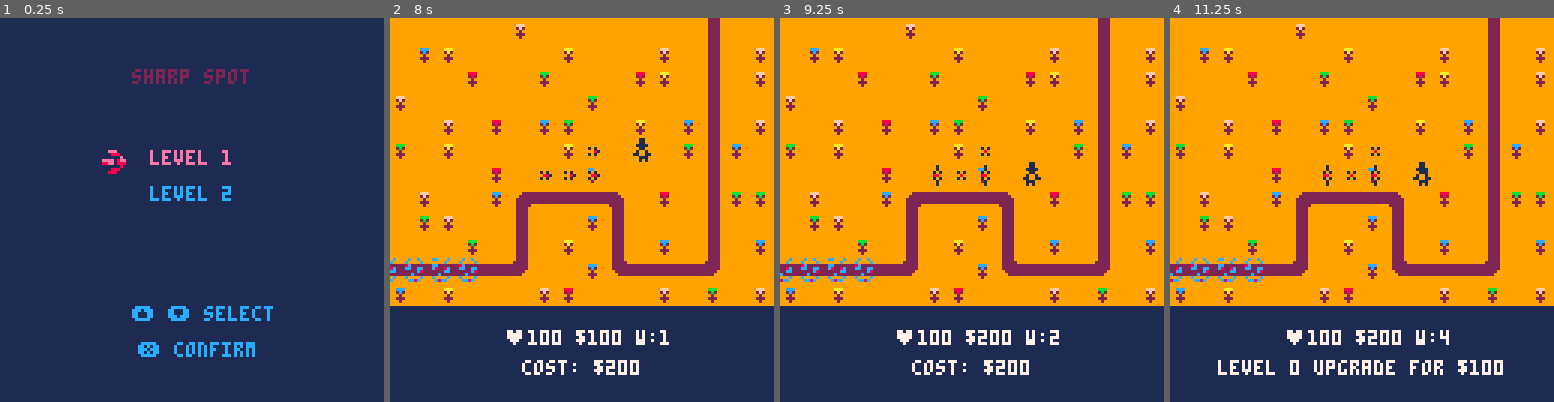
Above: before the commit, frames 1-4 (left to right).
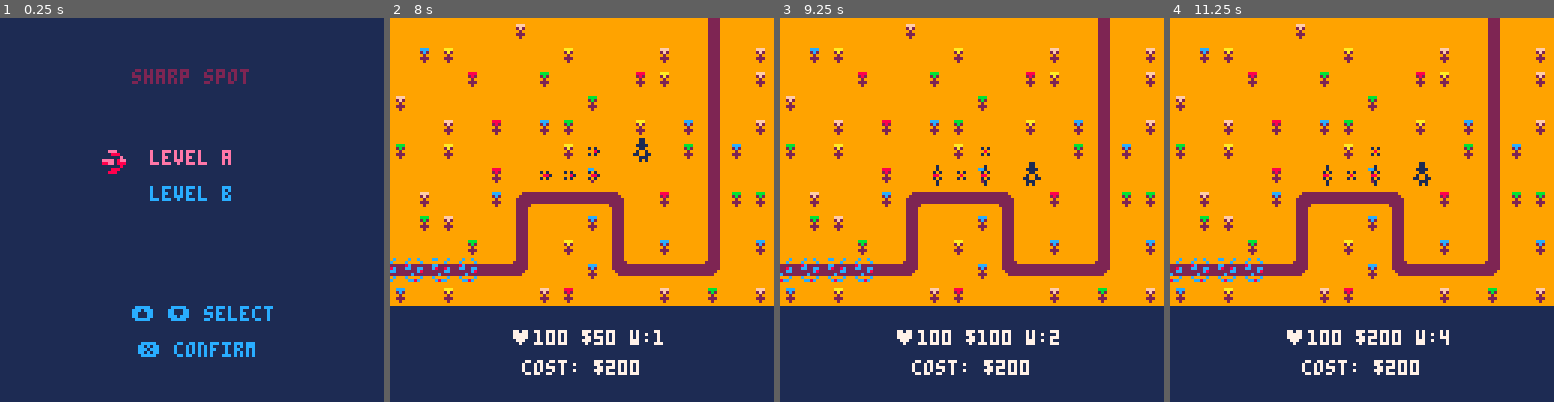
Above: after the commit, the same moments.

Repository: flo28rin/SharpSpot_Pico8Game
Game: PICO-8 cartridge florinssharpspotv2.p8
Same seed, same stepped clock (60 frames per second), same inputs: the game is played once before the commit and once after it.
Inputs:
- Up to frame 1 (0.25 s): no input
- Up to frame 2 (8 s): tap X (X key) at 0.33, 1.07, 1.85, 2.97, 4.08, 5.2, 6.32, 7.43 s; hold Right 1.6-2.1 s; hold Up 2.15-2.42 s; hold Right 2.47-3.03 s; hold Left 3.08-3.58 s; hold Down 3.63-3.97 s; hold Right 4.02-4.68 s; hold Up 4.73-5.03 s; hold Left 5.08-5.68 s; hold Down 5.73-6.03 s; hold Right 6.08-6.58 s; hold Right 6.63-7.13 s; hold Up 7.18-7.45 s; hold Right from 7.5 s (still down)
- Up to frame 3 (9.25 s): release Right at 8.07 s; hold Left 8.12-8.62 s; tap X (X key) at 8.55 s; hold Down 8.67-9 s; hold Right from 9.05 s (still down)
- Up to frame 4 (11.25 s): tap X (X key) at 9.67, 10.78 s; release Right at 9.72 s; hold Up 9.77-10.07 s; hold Left 10.12-10.72 s; hold Down 10.77-11.07 s; hold Right from 11.12 s (still down)

The runs differ from the first frame. In frame 1, less than 0.1% of the frame differs, in the area x 57-61%, y 34-47%; in frame 2, 0.8%; in frame 3, less than 0.1%; in frame 4, 1.2%, in the area x 12-87%, y 39-93%.

Commit message:
added music & bug fix & new play style

Diff:
--- a/florinssharpspotv2.p8
+++ b/florinssharpspotv2.p8
@@ -14,7 +14,6 @@
 -- added more environment decorations
 
 function _init()
-	printh("program init")
 	cf = 1
 
 	change_state(
@@ -60,8 +59,8 @@
 	tcol = 2
 
 	menu_items = {
-		"level 1",
-		"level 2"
+		"level a",
+		"level b"
 	}
 
 	item_selected = 1
@@ -74,12 +73,14 @@
 	tcol = (tcol + 0.1) % 16
 
 	if (btnp(⬇️)) then
+		sfx(06)
 		item_selected += 1
 		while (item_selected
 				> #menu_items) do
 			item_selected -= #menu_items
 		end
 	elseif (btnp(⬆️)) then
+		sfx(06)
 		item_selected -= 1
 		while (item_selected < 1) do
 			item_selected += #menu_items
@@ -87,18 +88,21 @@
 	end
 
 	if(btnp(❎)) do
+		sfx(06)
 		if(item_selected == 1) then
 			level_selection = 1
 			change_state(
 				init_game,
 				update_game,
 				draw_game)
+			music(0)
 		elseif (item_selected == 2) then
 			level_selection = 2
 			change_state(
 				init_game,
 				update_game,
 				draw_game)
+			music(49)
 		else
 			-- throw error message
 		end
@@ -148,6 +152,7 @@
 function update_endgame()
 	tcol = (tcol + 0.1) % 16
 	if(btnp(❎)) do
+		sfx(06)
 		change_state(
 			init_menu,
 			update_menu,
@@ -187,13 +192,17 @@
 	if (level_selection == 2) then
 		spawn_rate = 10
 		global_enemy_speed = 0.8
+		player.kills = player_kills_change
 	end
 end
 
 function update_game()
 	if (cf % spawn_rate == 0) then
+		-- printh("getting new enemy "..cf.."  "..spawn_rate)
 		add_enemy(48, 20,
 			global_enemy_speed, 10)
+	else
+		-- printh("getting new enemy "..cf.."  "..spawn_rate)
 	end
 
 	update_enemies()
@@ -276,6 +285,7 @@
 
 function add_enemy(
 		espr, ehealth, espeed, edamage)
+	printh("add enemy")
 	local e = {}
 	e.spr = espr
 	e.sprdelta = 0
@@ -292,6 +302,7 @@
 	e.damage = edamage
 
 	add(enemies, e)
+	printh("add enemy "..#enemies)
 end
 
 function update_enemy(e)
@@ -331,6 +342,10 @@
 		else
 			e.tx = level_paths[current_level][e.target_index]
 			e.ty = level_paths[current_level][e.target_index + 1]
+			if (player.kills >= player_kills_change and rnd(10) >= 3) then
+				e.tx = rnd(13) * mp
+				e.ty = rnd(10) * mp
+			end
 		end
 	end
 
@@ -342,6 +357,8 @@
 		end
 	end
 end
+
+player_kills_change = 100
 
 function draw_enemy(e)
 	spr(e.spr + e.sprdelta, e.px, e.py)
@@ -363,6 +380,7 @@
 
 function add_turret(ts,
 		tpx, tpy, tr, rof)
+	-- printh("add new turret")
 	t = {}
 	t.s = ts -- sprite
 	t.sdelta = 0
@@ -377,6 +395,7 @@
 	t.level = 0
 
 	add(turrets, t)
+	-- printh("add new turret end"..#turrets)
 end
 
 function update_turrets()
@@ -429,7 +448,6 @@
 			-- gets the first enemy in the array that is in range
 			-- why it does not get index 0 ??
 			if (dist < t.r) then
-				printh(index)
 				t.enemy = e
 				-- exit for loop
 				-- THIS FIXES THE PROBLEM
@@ -573,6 +591,7 @@
 		b.target.px + 4, b.px,
 		b.target.py + 4, b.py)
 	if (ds < b.speed) then
+		sfx(03)
 		b.target.health -= b.damage
 		del(bullets, b)
 	end
@@ -603,6 +622,8 @@
 			init_endgame,
 			update_endgame,
 			draw_endgame)
+			sfx(04)
+			music(-1)
 	end
 
 	if (cf % 20 == 0) then
@@ -617,6 +638,9 @@
 		if (not press_up) then
 			press_up = true
 			player.py -= 8
+			if (player.py < 0) then
+				sfx(05)
+			end
 			player.py = mid(0, player.py, 11 * 8)
 		end
 	else
@@ -627,6 +651,9 @@
 		if (not press_down) then
 			press_down = true
 			player.py += 8
+			if (player.py >= 11 * 8) then
+				sfx(05)
+			end
 			player.py = mid(0, player.py, 11 * 8)
 		end
 	else
@@ -637,6 +664,9 @@
 		if (not press_left) then
 			press_left = true
 			player.px -= 8
+			if (player.px < 0) then
+				sfx(05)
+			end
 			player.px = mid(0, player.px, 15 * 8)
 		end
 	else
@@ -647,6 +677,9 @@
 		if (not press_right) then
 			press_right = true
 			player.px += 8
+			if (player.px > 15 * 8) then
+				sfx(05)
+			end
 			player.px = mid(0, player.px, 15 * 8)
 		end
 	else
@@ -664,6 +697,7 @@
 						add_turret(64, player.px,
 							player.py, 20, 30)
 						player.money -= 200
+						sfx(00)
 					end
 				end
 			else
@@ -671,6 +705,7 @@
 						and player.money >= 100 * (t.level + 1)) then
 					player.money -= 100 * (t.level + 1)
 					upgrade_turret(t)
+					sfx(00)
 				end
 			end
 		end
@@ -700,19 +735,28 @@
 	return not fget(mget(player.px / 8, player.py / 8), 0)
 end
 
+music_change = false
+
 function player_kill()
-	player.money += 100
+	sfx(01)
+	player.money += 50
 	player.kills += 1
 	if (player.kills % 10 == 0) then
-		spawn_rate -= 2
+		spawn_rate -= 1
 		global_enemy_speed += 0.1
-		if (spawn_rate < 3) then
-			spawn_rate = 0
+		if (spawn_rate < 5) then
+			spawn_rate = 5
+		end
+		if (player.kills >= player_kills_change and not music_change) then
+			music(-1)
+			music(49)
+			music_change = true
 		end
 	end
 end
 
 function inflict_damage(damage)
+	sfx(02)
 	player.health -= damage
 	if (player.health <= 0) then
 
Not shown, changed: the music (__music__) section of florinssharpspotv2.p8
Not shown, changed: the sound effects (__sfx__) section of florinssharpspotv2.p8
Not shown, changed: statement-of-originality.yml
